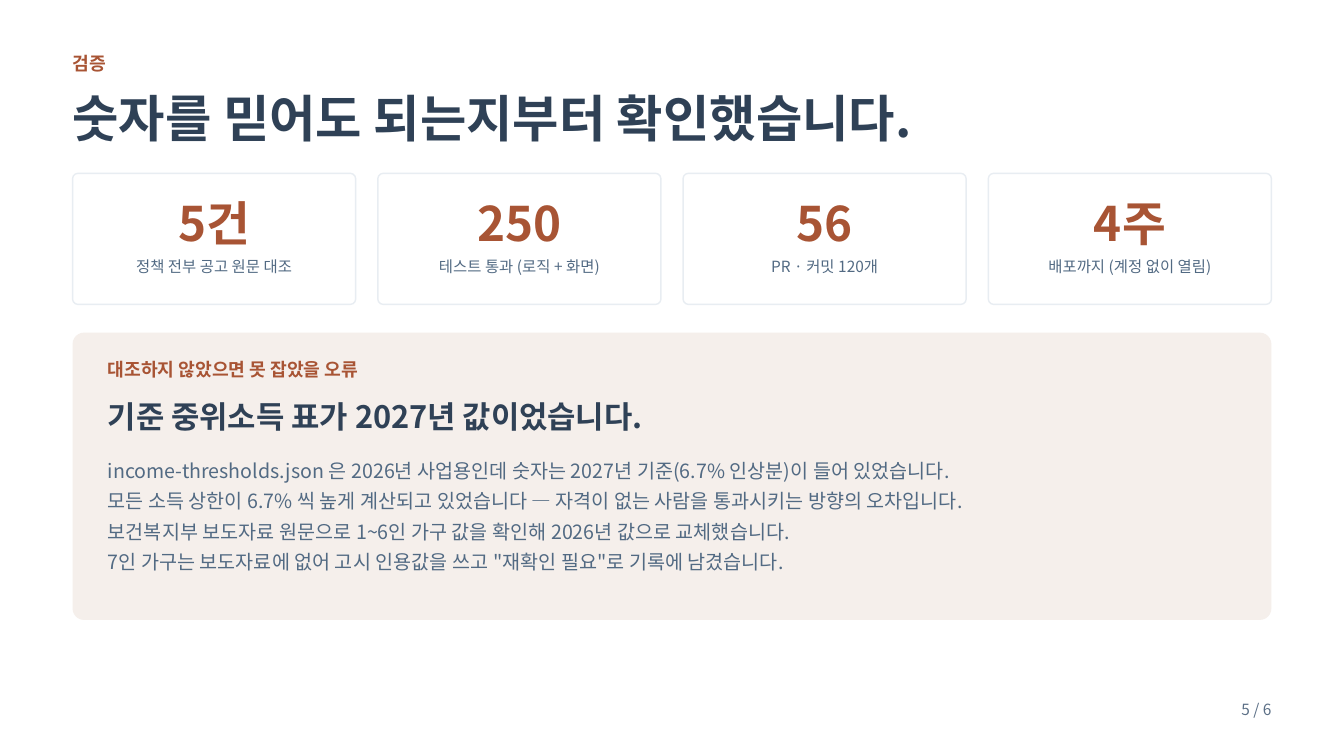
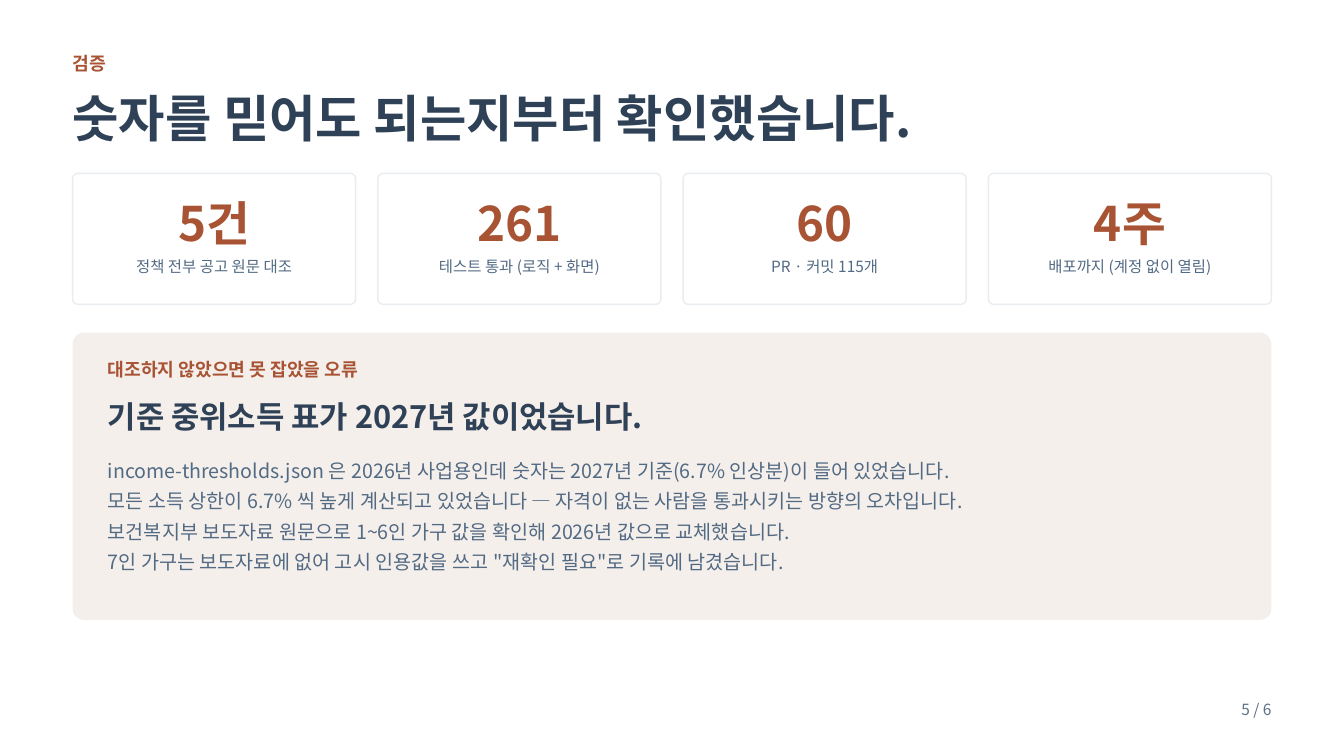
Before and after one commit to Campus-AX-Ton-wku/Wonvengers, a slide deck: slide 5 of docs/발표/Perky_IR덱.pptx. Drawn at 1344x756 pixels with LibreOffice and Linux fonts; fonts in the diff are those of the drawing. Boxes give left, top, right and bottom in pixels: in the first picture for what was removed or moved away, otherwise in the second. Text is boxed around its words. In the diff, an @@ line names an element or a change of style, - is before the commit and + after.

```diff
--- a/docs/발표/Perky_IR덱.pptx
+++ b/docs/발표/Perky_IR덱.pptx
@@ text at [477, 205, 561, 242]: text changed @@
-250
+261
@@ text at [797, 205, 853, 242]: text changed @@
-56
+60
@@ text at [771, 259, 878, 273]: text changed @@
-PR · 커밋 120개
+PR · 커밋 115개
```
Also in this commit, not shown: 13 other files.
